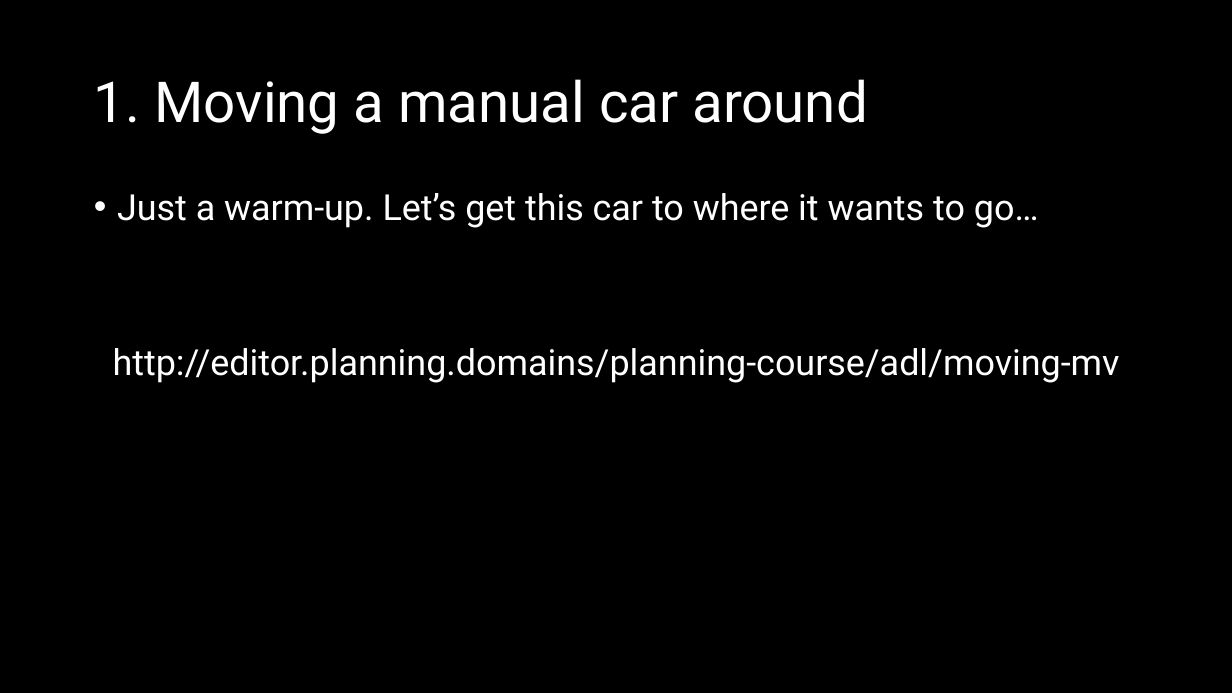
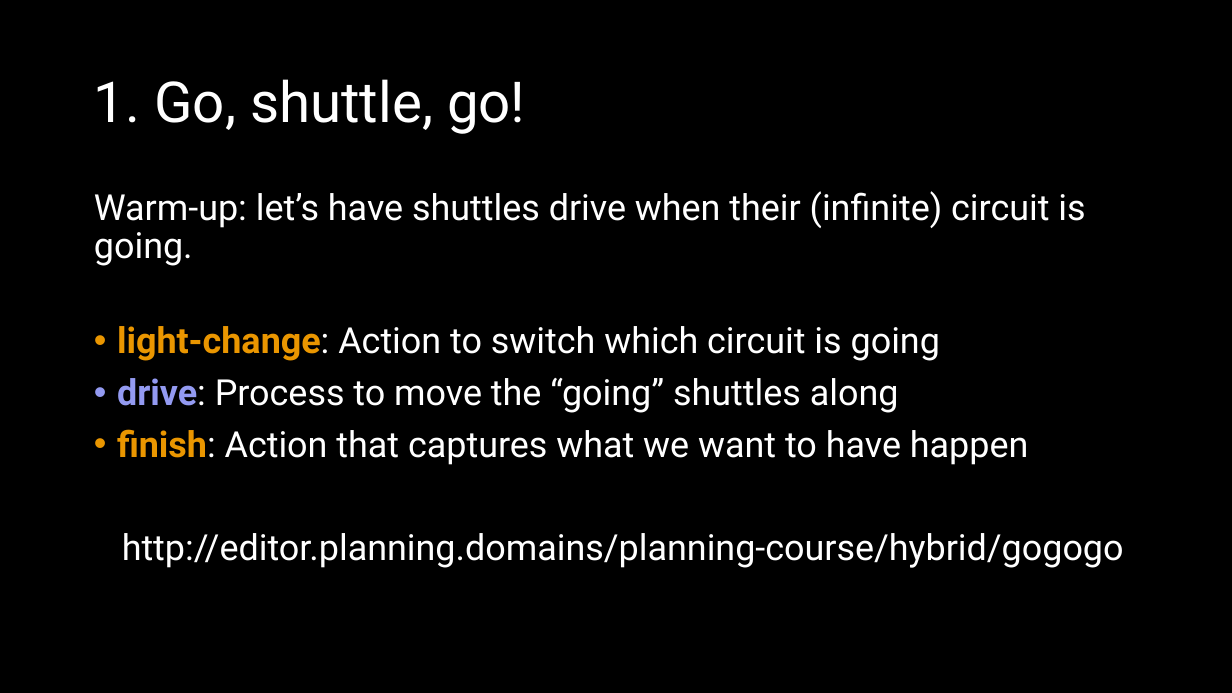
Before and after one commit to AI-Planning/modeling-in-pddl, a slide deck: slide 8 of exercises/cisc-813/hybrid/slides.pptx (slide 9 before the commit). Drawn at 1232x693 pixels with LibreOffice and Linux fonts; fonts in the diff are those of the drawing. Boxes give left, top, right and bottom in pixels: in the first picture for what was removed or moved away, otherwise in the second. Text is boxed around its words. In the diff, an @@ line names an element or a change of style, - is before the commit and + after.

```diff
--- a/exercises/cisc-813/hybrid/slides.pptx
+++ b/exercises/cisc-813/hybrid/slides.pptx
@@ title at bbox=[94, 79, 525, 134]: text changed @@
-1. Moving a manual car around
+1. Go, shuttle, go!
@@ text at bbox=[94, 191, 1124, 568]: text changed @@
-• Just a warm-up. Let’s get this car to where it wants to go…
-http://editor.planning.domains/planning-course/adl/moving-mv
+Warm-up: let’s have shuttles drive when their (infinite) circuit is going.
+• light-change: Action to switch which circuit is going
+• drive: Process to move the “going” shuttles along
+• finish: Action that captures what we want to have happen
+http://editor.planning.domains/planning-course/hybrid/gogogo
```
Also in this commit, not shown: 11 other slides changed, 2 slides added, 3 slides removed, 4 other files.
